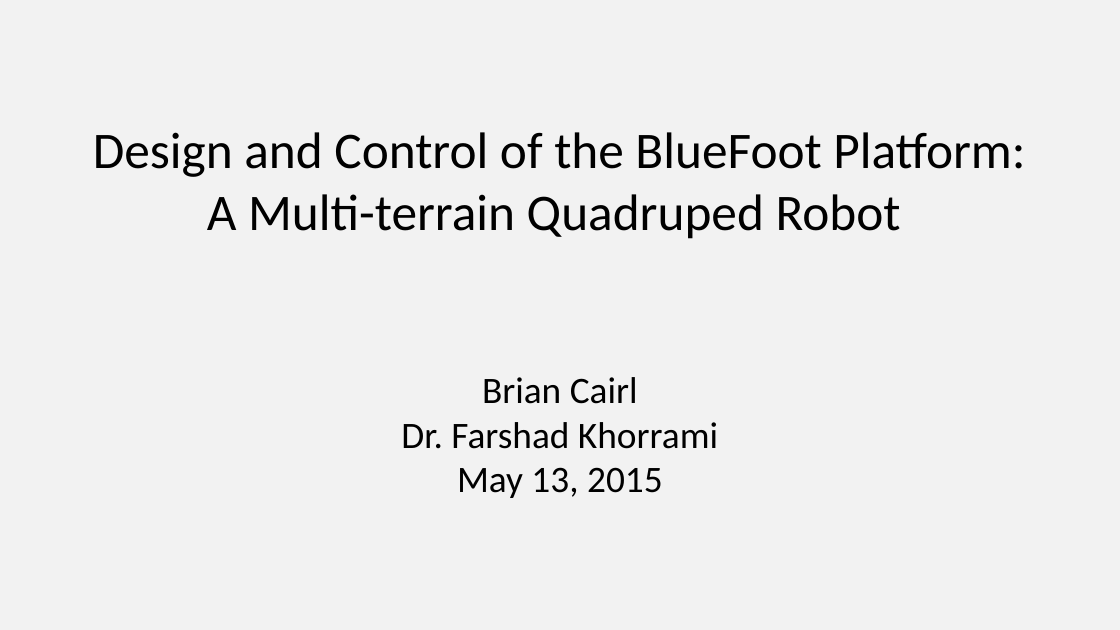
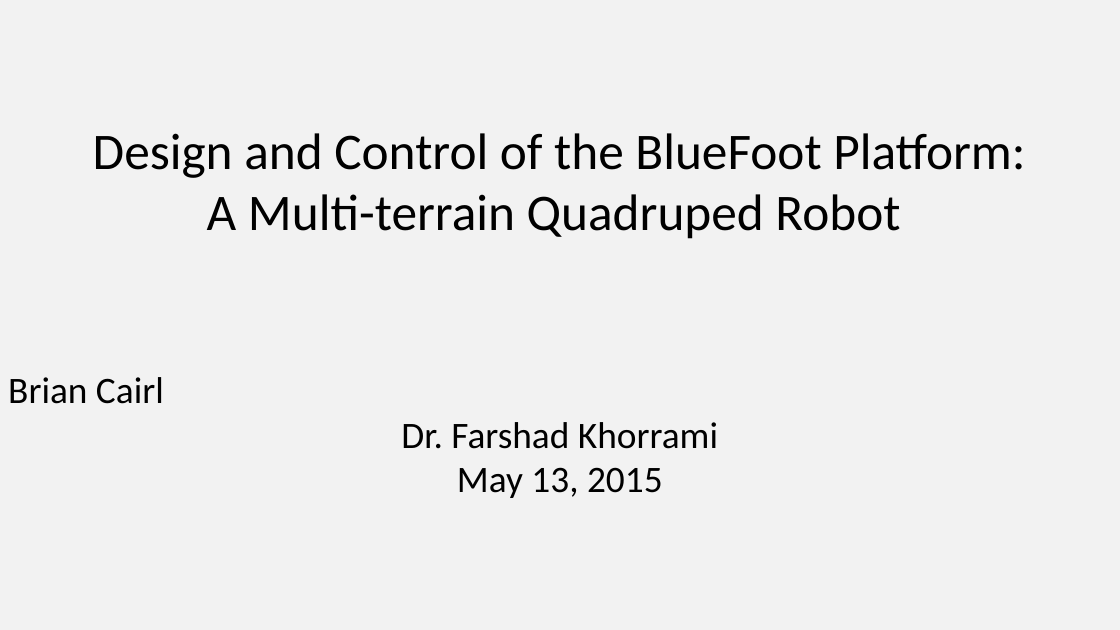
Before and after one commit to bcairl01/Masters-Thesis, a slide deck: slide 1 of presentation/main.pptx. Drawn at 1120x630 pixels with LibreOffice and Linux fonts; fonts in the diff are those of the drawing. Boxes give left, top, right and bottom in pixels: in the first picture for what was removed or moved away, otherwise in the second. Text is boxed around its words. In the diff, an @@ line names an element or a change of style, - is before the commit and + after.

```diff
--- a/presentation/main.pptx
+++ b/presentation/main.pptx
@@ text "Brian Cairl Dr. Farshad Khorrami" rewrapped from (401,377,718,498) to (8,377,718,498) @@
```
Also in this commit, not shown: 3 other slides changed, 4 slides added, 12 other files.
